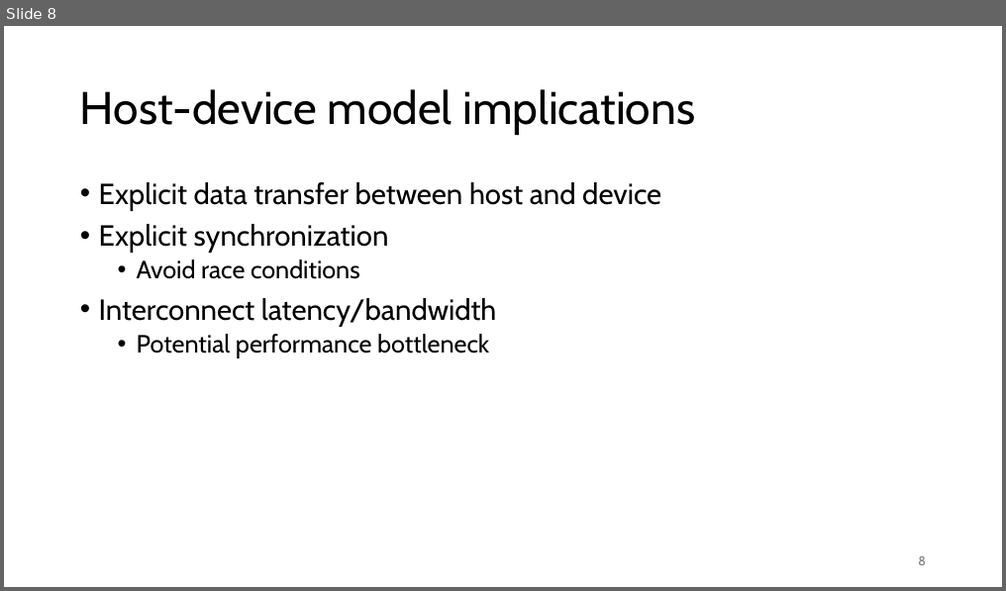
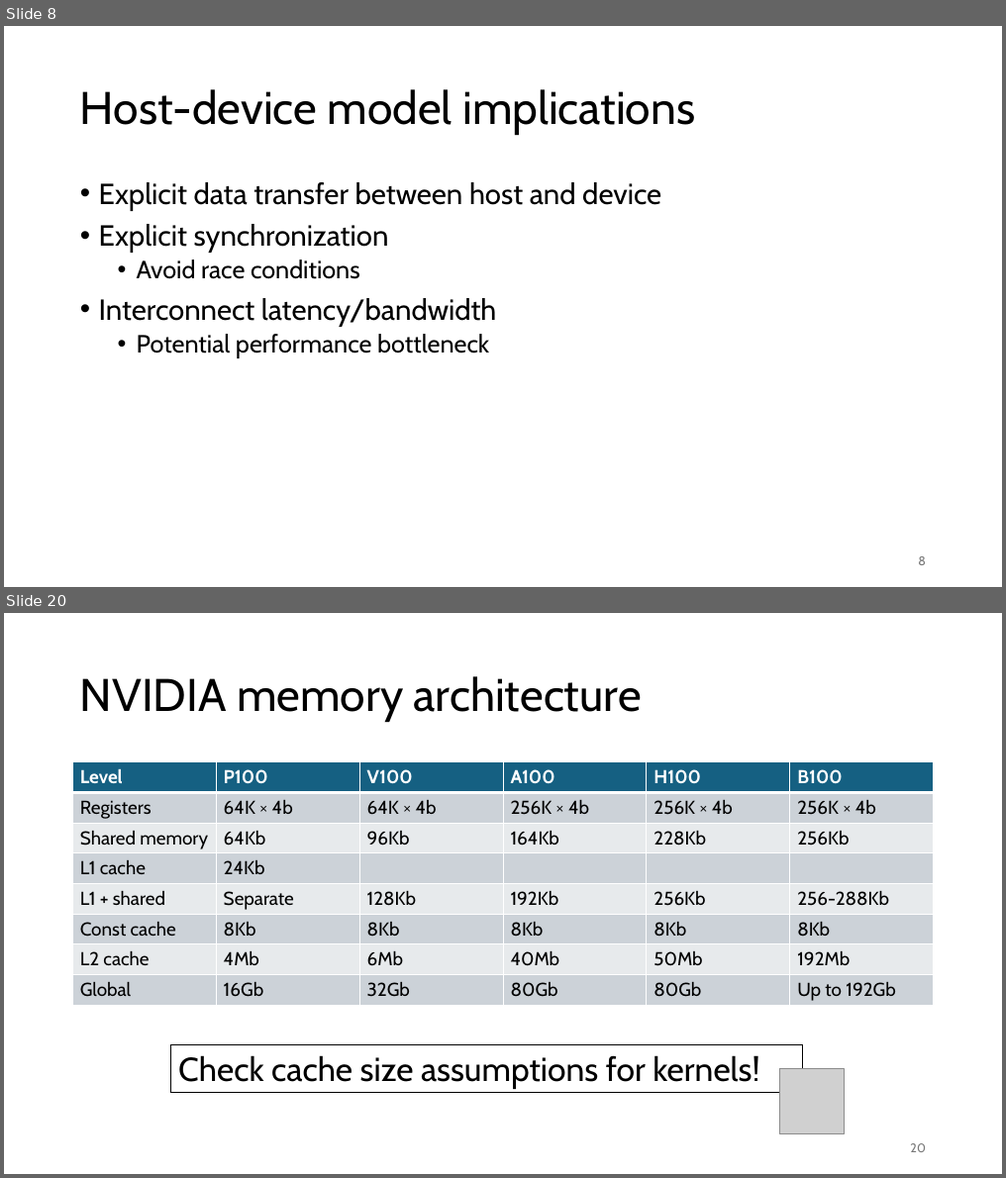
Before and after one commit to gjbex/Python-on-GPUs, a slide deck: python_on_gpus.pptx. Shown one above the other, each under a label of ours: slide 8 before the commit, slides 8 and 20 after it; the slides between them are not shown. The pictures are 1006x591 and 1006x1178 pixels, drawn with LibreOffice and Linux fonts; fonts in the diff are those of the drawing; grey boxes stand for pictures. Boxes give left, top, right and bottom in pixels: in the first picture for what was removed or moved away, otherwise in the second. Text is boxed around its words. In the diff, an @@ line names an element or a change of style, - is before the commit and + after.

Commit message:
Add hardware-level information

```diff
--- a/python_on_gpus.pptx
+++ b/python_on_gpus.pptx
@@ slide 20 added at [4,613,1002,1174], background #FFFFFF @@
@@ title added at [80,676,642,722], 44 pt, text #000000 @@
+NVIDIA memory architecture
@@ table added at [73,762,936,1005], 8 rows, 6 columns @@
+Level | P100 | V100 | A100 | H100 | B100
+Registers | 64K × 4b | 64K × 4b | 256K × 4b | 256K × 4b | 256K × 4b
+Shared memory | 64Kb | 96Kb | 164Kb | 228Kb | 256Kb
+L1 cache | 24Kb |  |  |  | 
+L1 + shared | Separate | 128Kb | 192Kb | 256Kb | 256-288Kb
+Const cache | 8Kb | 8Kb | 8Kb | 8Kb | 8Kb
+L2 cache | 4Mb | 6Mb | 40Mb | 50Mb | 192Mb
+Global | 16Gb | 32Gb | 80Gb | 80Gb | Up to 192Gb
@@ rectangle added at [171,1046,803,1093], outline #000000 0.75 pt, 32 pt, text #000000 @@
+Check cache size assumptions for kernels!
@@ picture added at [779,1069,845,1135] @@
@@ page number added at [910,1144,926,1153], 12 pt, text #797979 @@
+20
```
Also in this commit, not shown: 6 slides changed, 9 other slides added, 1 slide removed.
